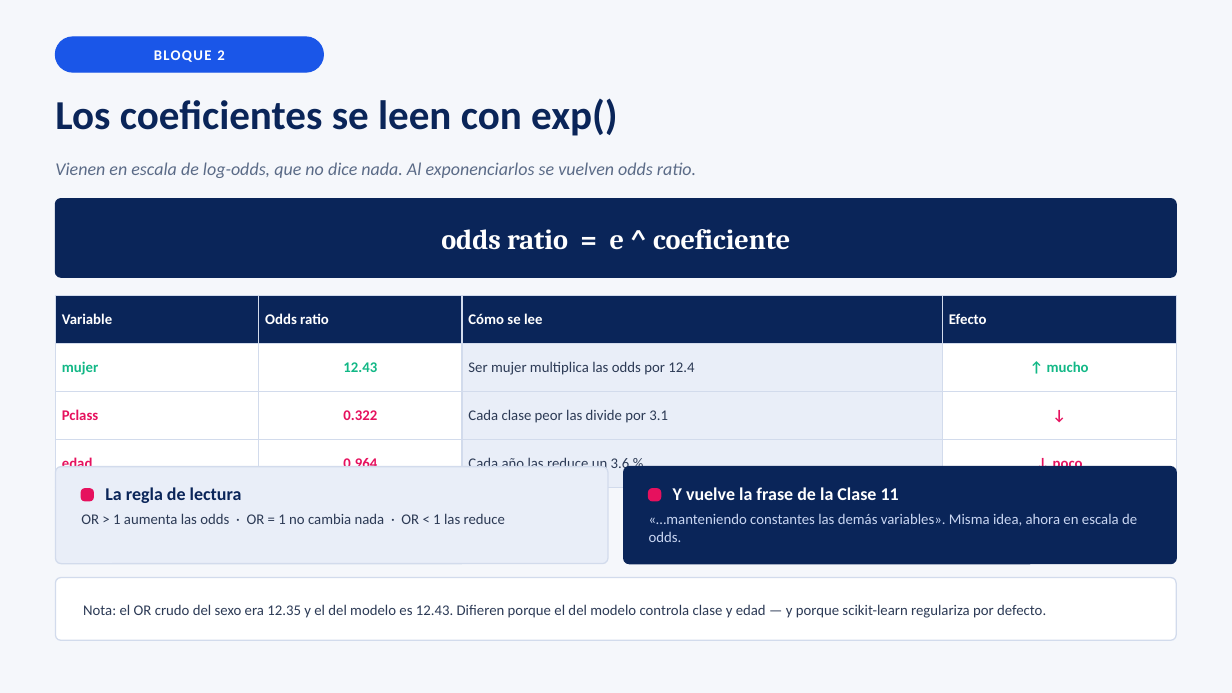
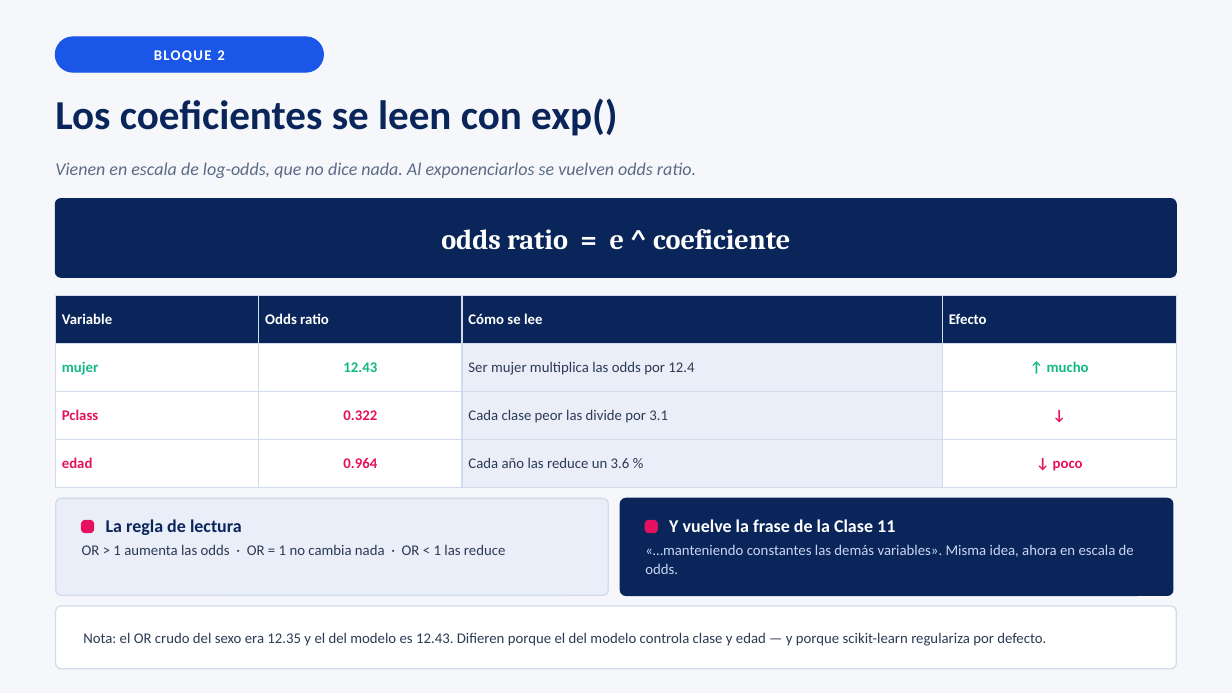
Before and after one commit to josefrodrim/Estad-stica-Descriptiva-E-Inferencial, a slide deck: slide 8 of Clase_12/PPT/Clase12_Regresion_Logistica.pptx. Drawn at 1232x693 pixels with LibreOffice and Linux fonts; fonts in the diff are those of the drawing. Boxes give left, top, right and bottom in pixels: in the first picture for what was removed or moved away, otherwise in the second. Text is boxed around its words. In the diff, an @@ line names an element or a change of style, - is before the commit and + after.

Commit message:
Clase 12

```diff
--- a/Clase_12/PPT/Clase12_Regresion_Logistica.pptx
+++ b/Clase_12/PPT/Clase12_Regresion_Logistica.pptx
@@ table resized from (x1=55, y1=296, x2=1177, y2=477) to (x1=55, y1=296, x2=1177, y2=488) @@
@@ 3 texts, 3 rounded rectangles moved together from (x1=55, y1=467, x2=1177, y2=640) to (x1=55, y1=498, x2=1177, y2=669) @@
@@ 2 texts, 2 rounded rectangles moved together from (x1=624, y1=467, x2=1177, y2=564) to (x1=620, y1=498, x2=1173, y2=595) @@
```
Also in this commit, not shown: 8 other slides changed, 9 other files.
